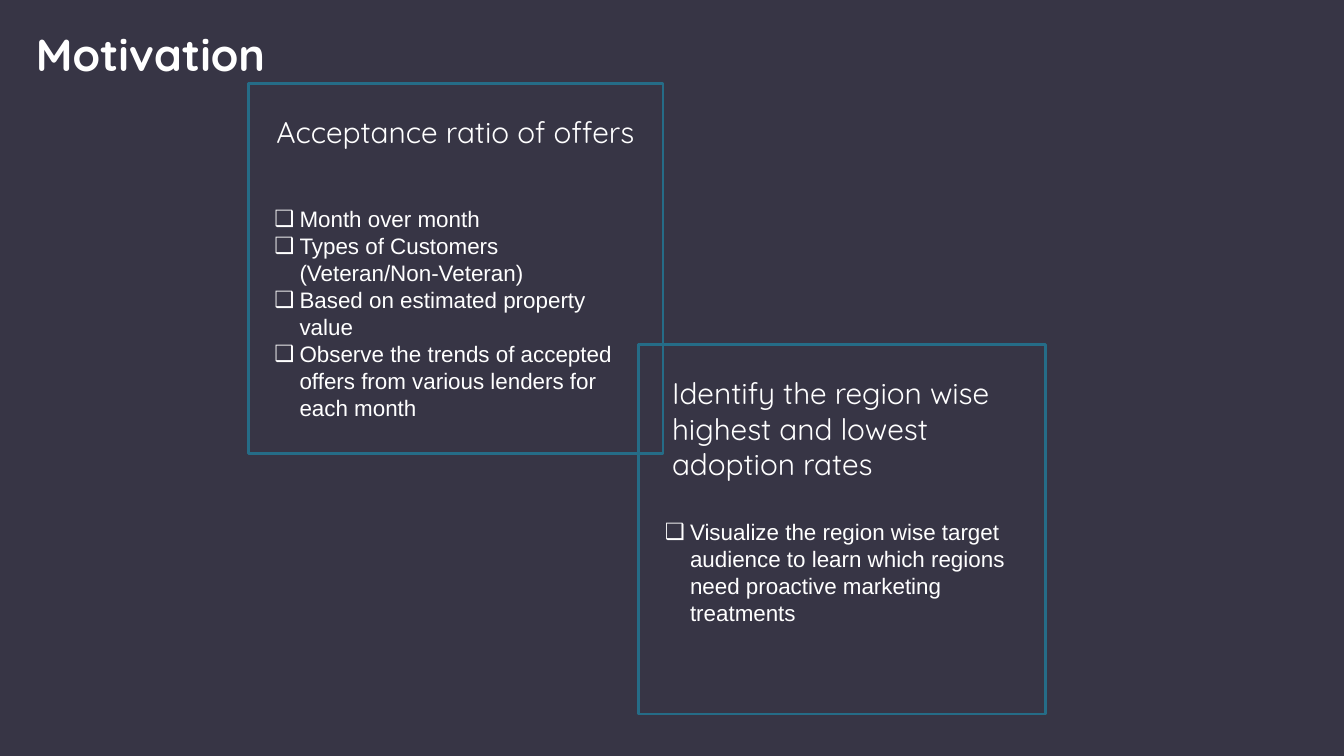
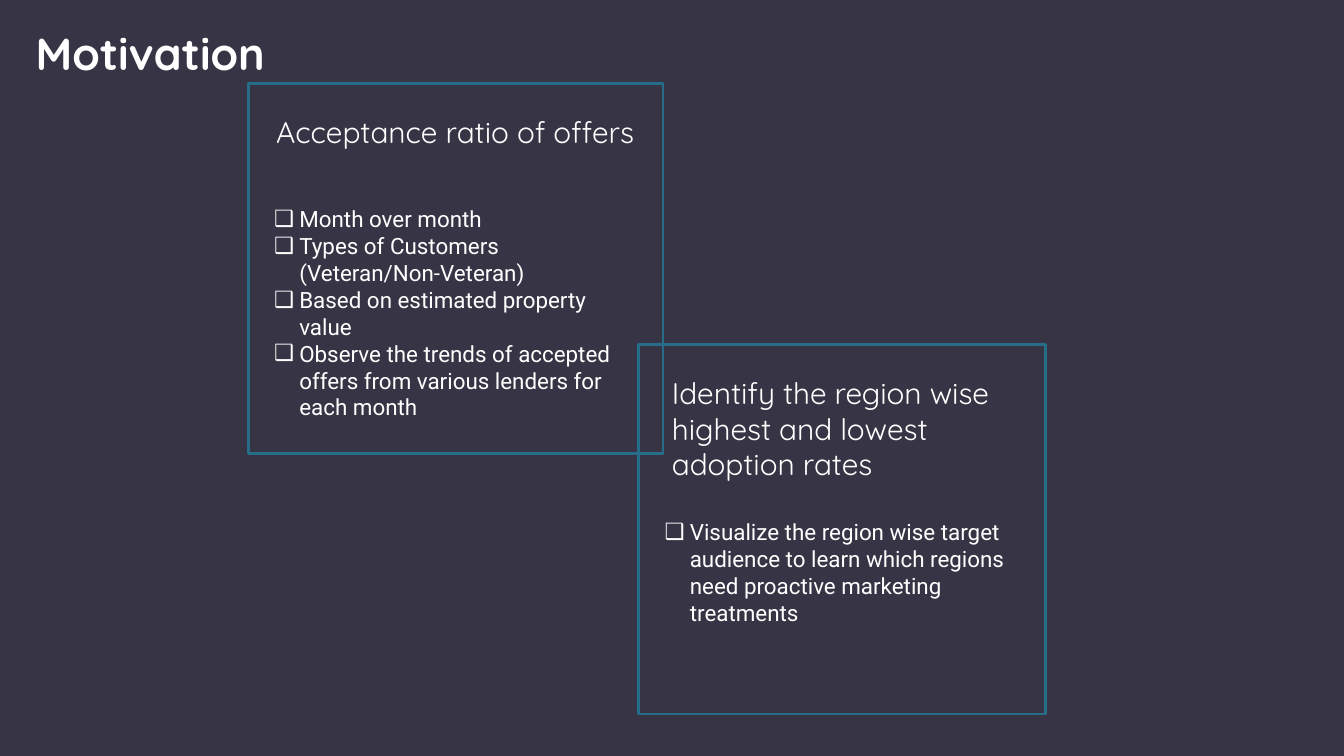
Before and after one commit to pranaleejadhav/LoanAnalysis, a slide deck: slide 2 of Team_15_Final.pptx. Drawn at 1344x756 pixels with LibreOffice and Linux fonts; fonts in the diff are those of the drawing. Boxes give left, top, right and bottom in pixels: in the first picture for what was removed or moved away, otherwise in the second. Text is boxed around its words. In the diff, an @@ line names an element or a change of style, - is before the commit and + after.

```diff
--- a/Team_15_Final.pptx
+++ b/Team_15_Final.pptx
@@ rectangle at (x1=249, y1=83, x2=663, y2=453): outline #256C87 1.5 pt to #266D8A 1.5 pt @@
@@ text "Month over month" at (x1=299, y1=210, x2=610, y2=415): font Arial to Roboto @@
@@ rectangle at (x1=638, y1=344, x2=1046, y2=714): outline #256C87 1.5 pt to #266D8A 1.5 pt @@
@@ text "Visualize the region wise target ..." at (x1=690, y1=523, x2=1004, y2=621): font Arial to Roboto @@
```
Also in this commit, not shown: 1 other slide changed, 1 other file.
